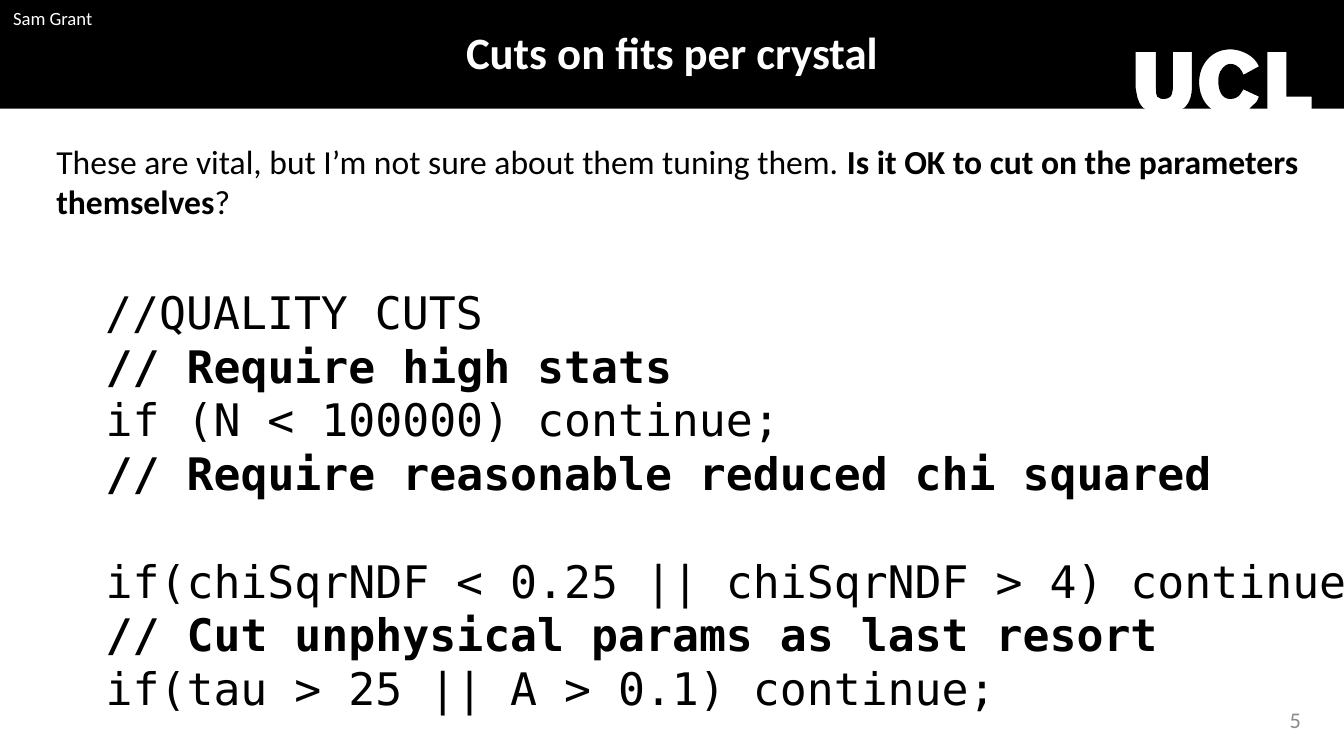
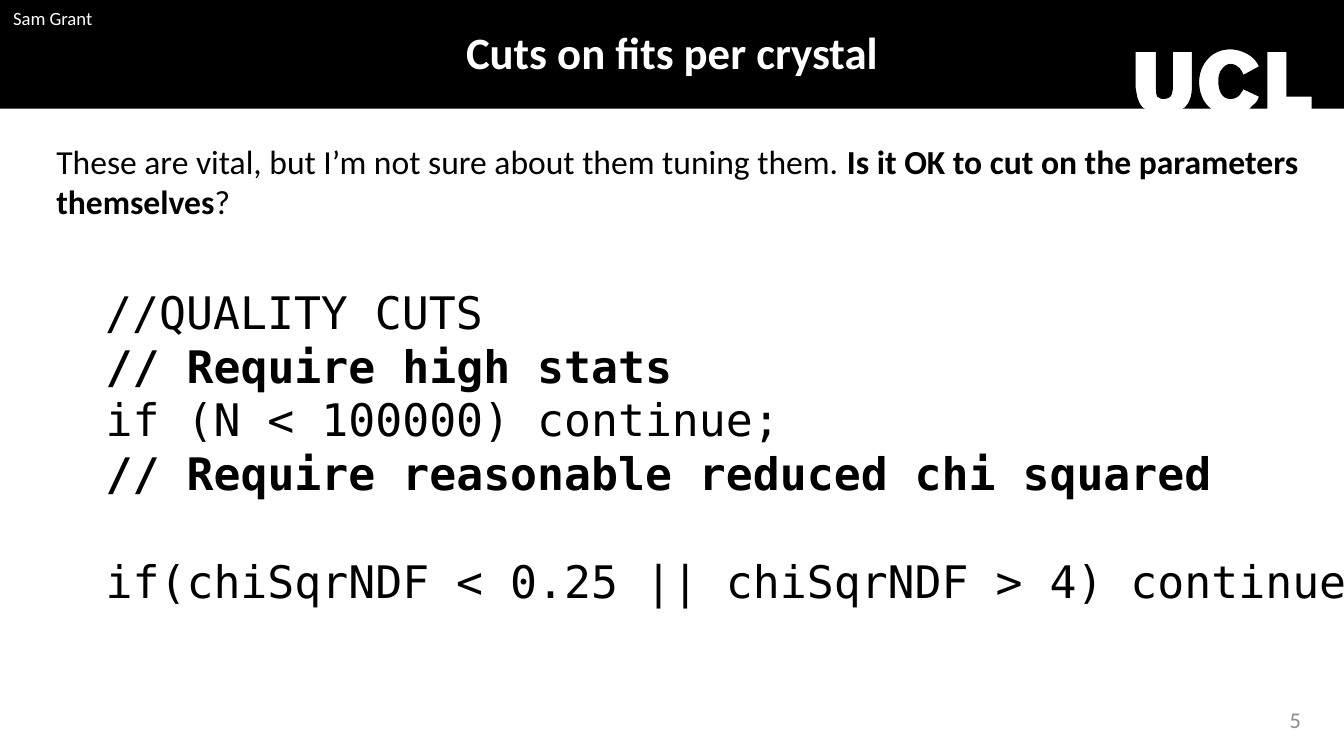
Before and after one commit to sam-grant/EpRatio, a slide deck: slide 6 of gain_corrections_cuts_muons_meeting.pptx. Drawn at 1344x756 pixels with LibreOffice and Linux fonts; fonts in the diff are those of the drawing; background and template pictures are left out. Boxes give left, top, right and bottom in pixels: in the first picture for what was removed or moved away, otherwise in the second. Text is boxed around its words. In the diff, an @@ line names an element or a change of style, - is before the commit and + after.

```diff
--- a/gain_corrections_cuts_muons_meeting.pptx
+++ b/gain_corrections_cuts_muons_meeting.pptx
@@ text at [106, 615, 1158, 712]: paragraphs removed @@
-// Cut unphysical params as last resort
-if(tau > 25 || A > 0.1) continue;
```
Also in this commit, not shown: 3 other slides changed, 25 other files.
